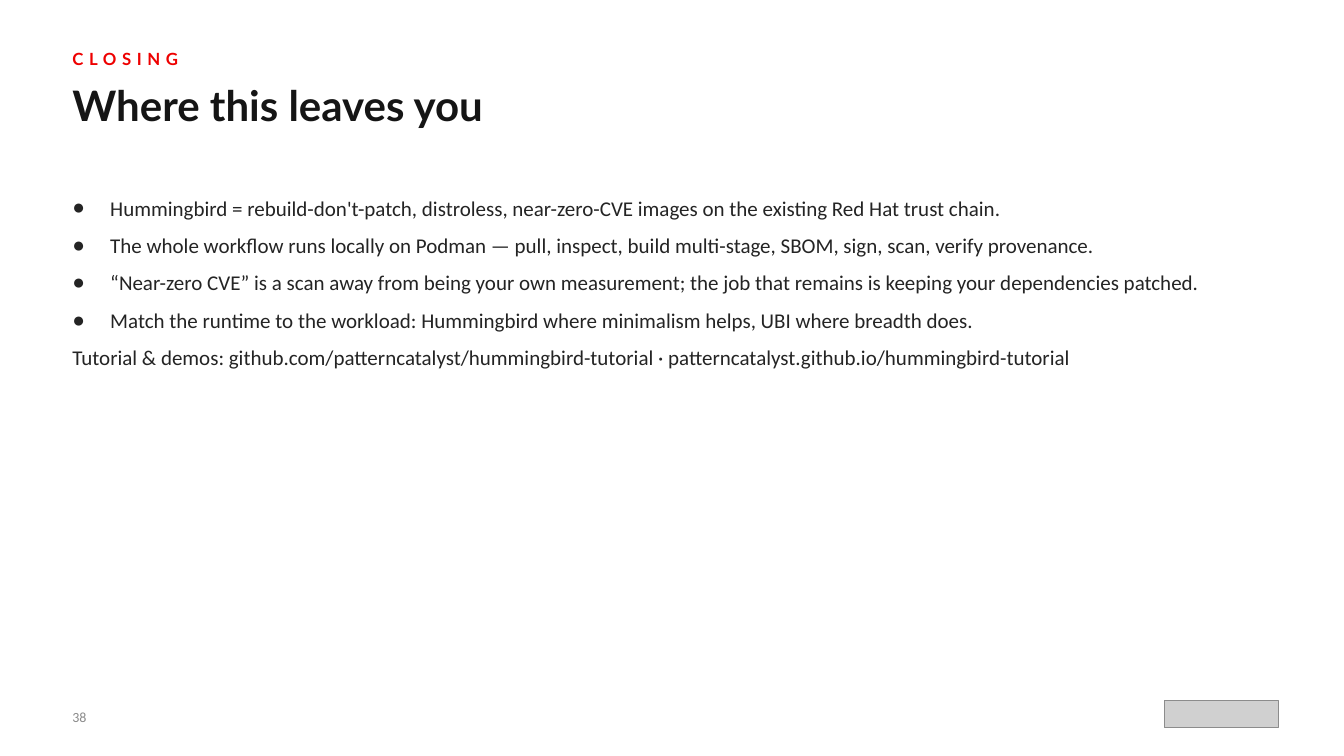
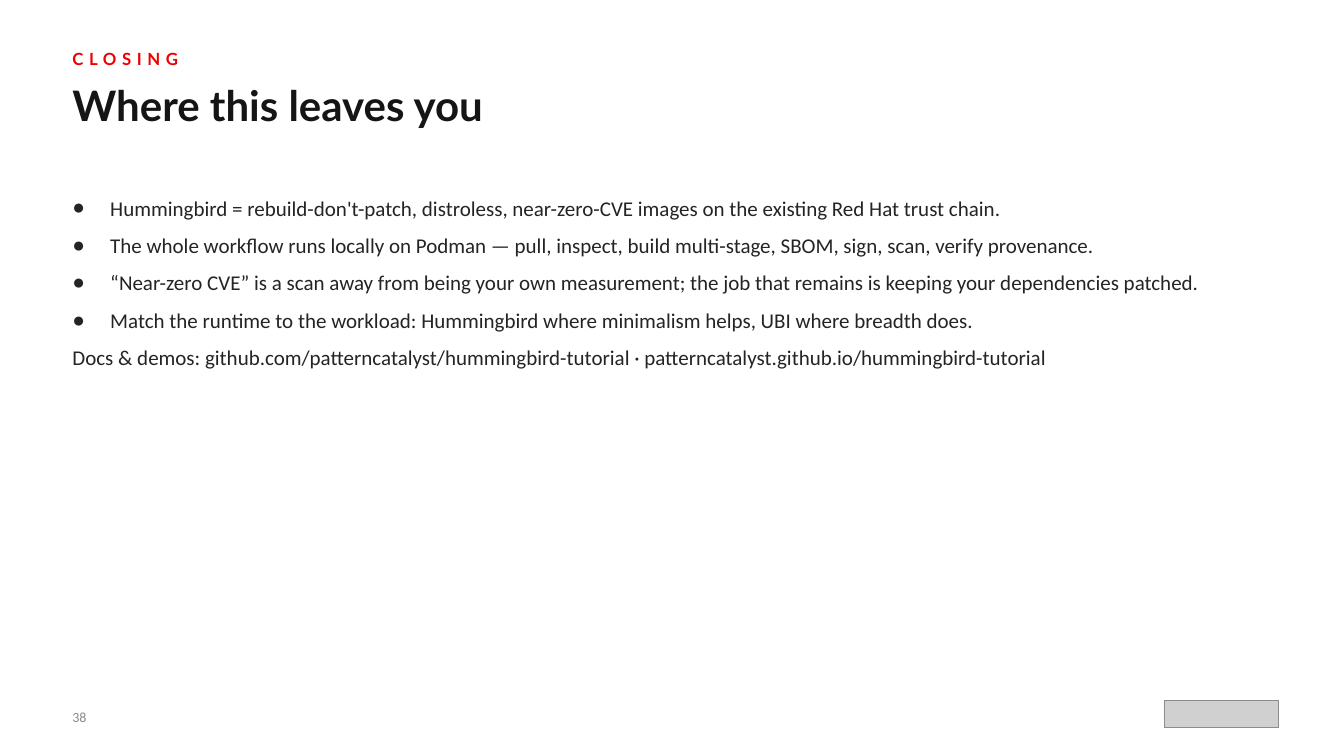
Before and after one commit to patterncatalyst/hummingbird-tutorial, a slide deck: slide 38 of presentations/hummingbird-overview.pptx. Drawn at 1344x756 pixels with LibreOffice and Linux fonts; fonts in the diff are those of the drawing; grey boxes stand for pictures. Boxes give left, top, right and bottom in pixels: in the first picture for what was removed or moved away, otherwise in the second. Text is boxed around its words. In the diff, an @@ line names an element or a change of style, - is before the commit and + after.

Commit message:
Deck r01.5: drop tutorial-companion framing and hedging words

```diff
--- a/presentations/hummingbird-overview.pptx
+++ b/presentations/hummingbird-overview.pptx
@@ text at (72,350,1045,369): text changed @@
-Tutorial & demos: github.com/patterncatalyst/hummingbird-tutorial · patterncatalyst.github.io/hummingbird-tutorial
+Docs & demos: github.com/patterncatalyst/hummingbird-tutorial · patterncatalyst.github.io/hummingbird-tutorial
```
Also in this commit, not shown: 15 other slides changed, 4 other files.
